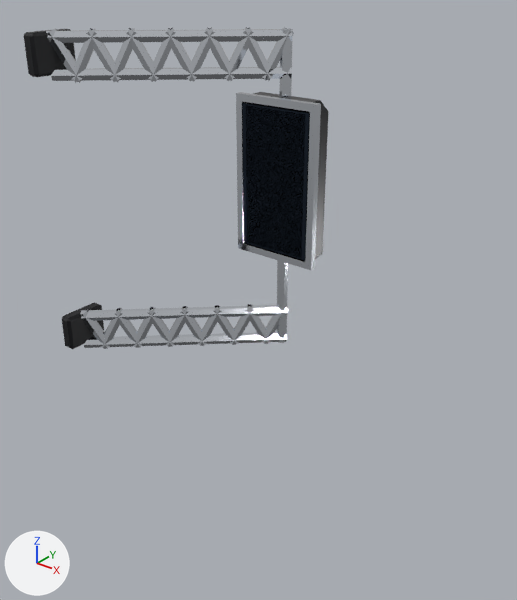
The glTF model game/assets/vehicles/dekotora/accessories/mirror_t233/mirror_stay_truss.glb: old version first, new version second.
Both versions are drawn from a 50 mm camera at (1.242, -0.889, 0.872) aimed at (0.473, 0.073, 0.276). Arrows for +X, +Y and +Z are at lower left; the lights stay in place. The picture after the commit comes second. Where no turn or scale is listed for an object, it has been applied to the vertices. Vertices at exactly the same position are counted once.

Objects in the first picture: 'mirror_stay_truss_chrome', 'mirror_stay_truss_deco_body', 'mirror_stay_truss_deco_mirror', 'mirror_stay_truss_deco_trim'.
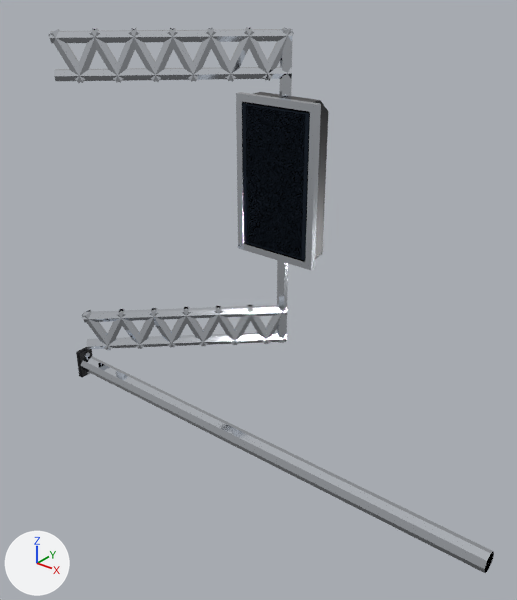
The change, as a list of edits to the scene's bpy script:
```text
Change me_mirror_stay_truss_chrome:
    remove me_mirror_stay_truss_chrome.from_pydata(...)  # 384 vertices, 408 faces; spans x 0.014..0.461, y -0.016..0.316, z 0.046..0.741
    add me_mirror_stay_truss_chrome.from_pydata(...)  # 384 vertices, 408 faces; spans x 0.024..0.461, y -0.016..0.316, z 0.046..0.741
    me_mirror_stay_truss_chrome part 1: the loose piece of 12 vertices spanning x 0.015..0.072, y -0.014..0.039, z 0.643..0.741 is moved by (0.01, 0.0, 0.0)
    me_mirror_stay_truss_chrome part 2: the loose piece of 12 vertices spanning x 0.043..0.1, y 0.011..0.064, z 0.643..0.741 is moved by (0.009, 0.0, 0.0)
    me_mirror_stay_truss_chrome part 3: the loose piece of 12 vertices spanning x 0.07..0.127, y 0.036..0.089, z 0.643..0.741 is moved by (0.008, 0.0, 0.0)
    me_mirror_stay_truss_chrome part 4: the loose piece of 12 vertices spanning x 0.098..0.155, y 0.061..0.114, z 0.643..0.741 is moved by (0.007, 0.0, 0.0)
    me_mirror_stay_truss_chrome part 5: the loose piece of 12 vertices spanning x 0.125..0.182, y 0.086..0.139, z 0.643..0.741 is moved by (0.006, 0.0, 0.0)
    me_mirror_stay_truss_chrome part 6: the loose piece of 12 vertices spanning x 0.015..0.072, y -0.014..0.039, z 0.046..0.144 is moved by (0.01, 0.0, 0.0)
    me_mirror_stay_truss_chrome part 7: the loose piece of 12 vertices spanning x 0.043..0.1, y 0.011..0.064, z 0.046..0.144 is moved by (0.009, 0.0, 0.0)
    me_mirror_stay_truss_chrome part 8: the loose piece of 12 vertices spanning x 0.07..0.127, y 0.036..0.089, z 0.046..0.144 is moved by (0.008, 0.0, 0.0)
    me_mirror_stay_truss_chrome part 9: 12 of 384 vertices moved; they spanned x 0.014..0.03, y -0.016..0.002, z 0.647..0.737 and now span x 0.024..0.04, y -0.016..0.001, z 0.647..0.737; mean shift (0.01, 0.0, 0.0); largest move (0.03, -0.016, 0.727) -> (0.04, -0.016, 0.727)
    me_mirror_stay_truss_chrome part 10: 12 of 384 vertices moved; they spanned x 0.014..0.03, y -0.016..0.002, z 0.05..0.14 and now span x 0.024..0.04, y -0.016..0.001, z 0.05..0.14; mean shift (0.01, 0.0, 0.0); largest move (0.03, -0.016, 0.13) -> (0.04, -0.016, 0.13)
    other edits to the shape of me_mirror_stay_truss_chrome do not show in these pictures
Remove ob_mirror_stay_truss_deco_trim:
    ob_mirror_stay_truss_deco_trim = bpy.data.objects.new('mirror_stay_truss_deco_trim', me_mirror_stay_truss_deco_trim)
Add ob_mirror_stay_truss_pads_chrome:
    ob_mirror_stay_truss_pads_chrome = bpy.data.objects.new('mirror_stay_truss_PADS_chrome', me_mirror_stay_truss_pads_chrome)  # 16 vertices, 16 faces; spans x 0.0..1.0, y -0.018..0.018, z -0.018..0.018; in mat_chrome (white #e6ebf2)
    ob_mirror_stay_truss_pads_chrome.location = (0.0, 0.0, 0.0)
Add ob_mirror_stay_truss_padf_deco_trim:
    ob_mirror_stay_truss_padf_deco_trim = bpy.data.objects.new('mirror_stay_truss_PADF_deco_trim', me_mirror_stay_truss_padf_deco_trim)  # 24 vertices, 44 faces; spans x 0.0..0.012, y -0.02..0.02, z -0.035..0.035; in mat_deco_trim (black #0b0d12)
    ob_mirror_stay_truss_padf_deco_trim.location = (0.0, 0.0, 0.0)
Add ob_mirror_stay_truss_padf_chrome:
    ob_mirror_stay_truss_padf_chrome = bpy.data.objects.new('mirror_stay_truss_PADF_chrome', me_mirror_stay_truss_padf_chrome)  # a 6-sided cylinder along x spanning x 0.012..0.018, y -0.007..0.007, z -0.0281..-0.0159; a 6-sided cylinder along x spanning x 0.012..0.018, y -0.007..0.007, z 0.0159..0.0281; in mat_chrome (white #e6ebf2)
    ob_mirror_stay_truss_padf_chrome.location = (0.0, 0.0, 0.0)
```

What differs and where, as boxes [x1, y1, x2, y2] in the pictures (517 x 600 px; the box of a moved part takes in the faces that stretch with it):
'mirror_stay_truss_chrome', reshaped: before [46, 27, 321, 349]; after [49, 27, 321, 350]
'mirror_stay_truss_PADS_chrome', added: after [80, 356, 494, 573]
'mirror_stay_truss_deco_trim', deleted: before [24, 29, 104, 349]
'mirror_stay_truss_PADF_deco_trim', added: after [76, 347, 92, 377]
'mirror_stay_truss_PADF_chrome', added: after [84, 352, 90, 374]
part 1 of me_mirror_stay_truss_chrome, moved or reshaped: before [47, 29, 82, 83]; after [49, 29, 85, 83]
part 2 of me_mirror_stay_truss_chrome, moved or reshaped: before [72, 28, 97, 83]; after [75, 29, 100, 83]
part 3 of me_mirror_stay_truss_chrome, moved or reshaped: before [86, 28, 121, 82]; after [89, 28, 123, 83]
part 4 of me_mirror_stay_truss_chrome, moved or reshaped: before [110, 28, 136, 82]; after [113, 28, 139, 83]
part 5 of me_mirror_stay_truss_chrome, moved or reshaped: before [126, 28, 158, 82]; after [128, 29, 161, 82]
part 6 of me_mirror_stay_truss_chrome, moved or reshaped: before [81, 309, 110, 349]; after [82, 310, 113, 350]
part 7 of me_mirror_stay_truss_chrome, moved or reshaped: before [101, 308, 122, 349]; after [104, 309, 125, 350]
part 8 of me_mirror_stay_truss_chrome, moved or reshaped: before [115, 308, 142, 348]; after [117, 309, 144, 349]
part 9 of me_mirror_stay_truss_chrome, moved or reshaped: before [46, 29, 293, 81]; after [50, 29, 293, 81]
part 10 of me_mirror_stay_truss_chrome, moved or reshaped: before [80, 305, 287, 348]; after [83, 305, 287, 349]
